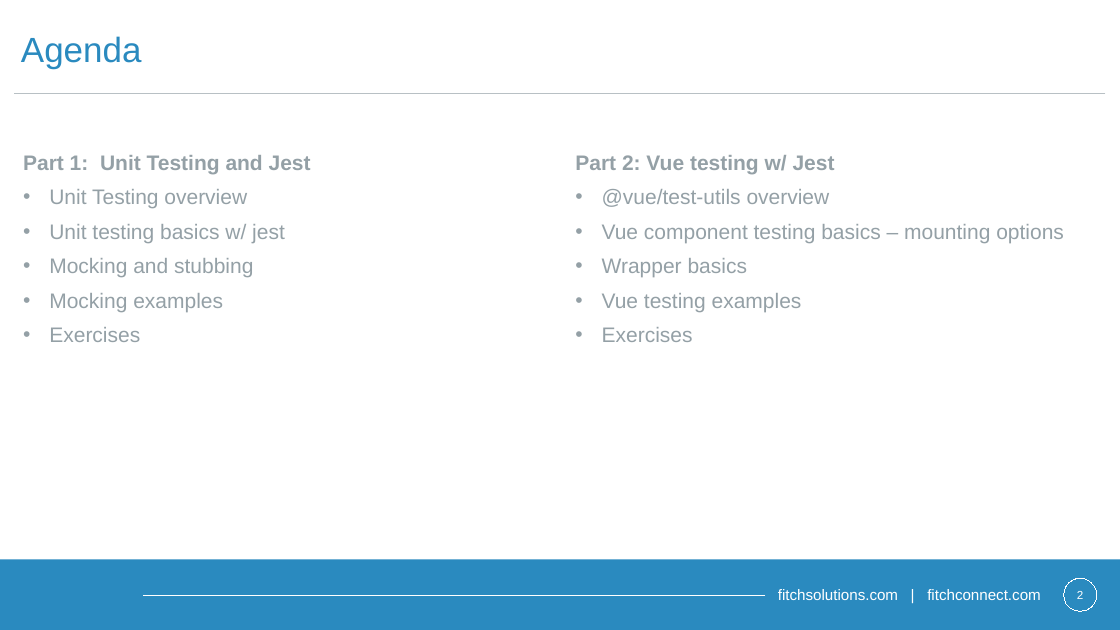
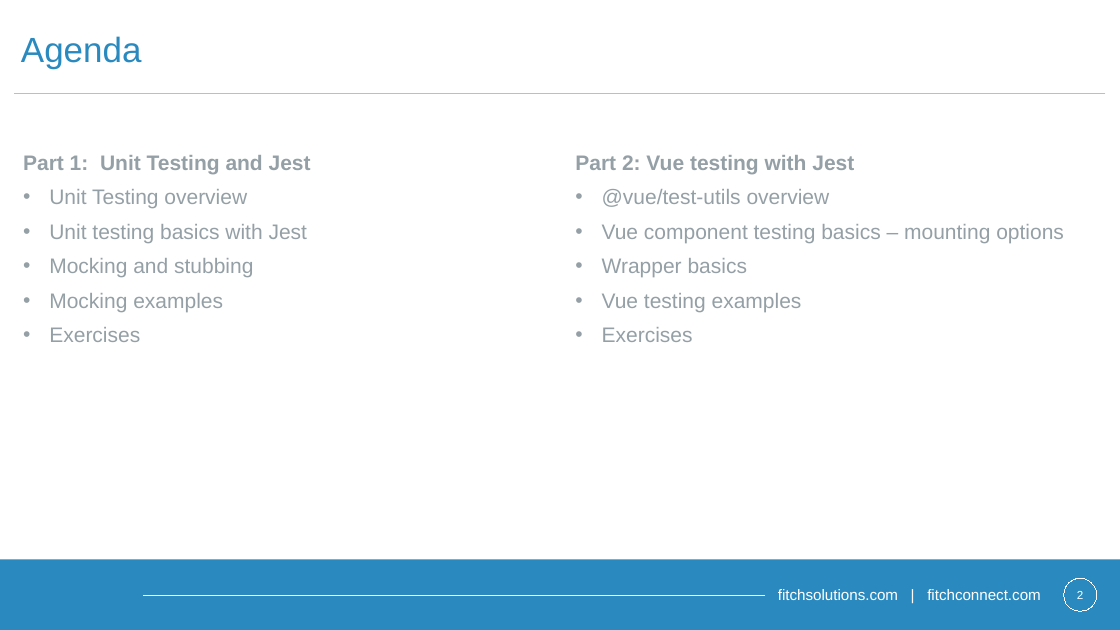
Before and after one commit to Contrapuntist/jesttutorial, a slide deck: slide 2 of presentation/unittestingintro.pptx. Drawn at 1120x630 pixels with LibreOffice and Linux fonts; fonts in the diff are those of the drawing; background and template pictures are left out. Boxes give left, top, right and bottom in pixels: in the first picture for what was removed or moved away, otherwise in the second. Text is boxed around its words. In the diff, an @@ line names an element or a change of style, - is before the commit and + after.

```diff
--- a/presentation/unittestingintro.pptx
+++ b/presentation/unittestingintro.pptx
@@ text at (x1=575, y1=155, x2=854, y2=174): text changed @@
-Part 2: Vue testing w/ Jest
+Part 2: Vue testing with Jest
@@ text at (x1=49, y1=224, x2=307, y2=243): text changed @@
-• Unit testing basics w/ jest
+• Unit testing basics with Jest
```
Also in this commit, not shown: 5 other slides changed, 1 slide added, 1 slide removed.
